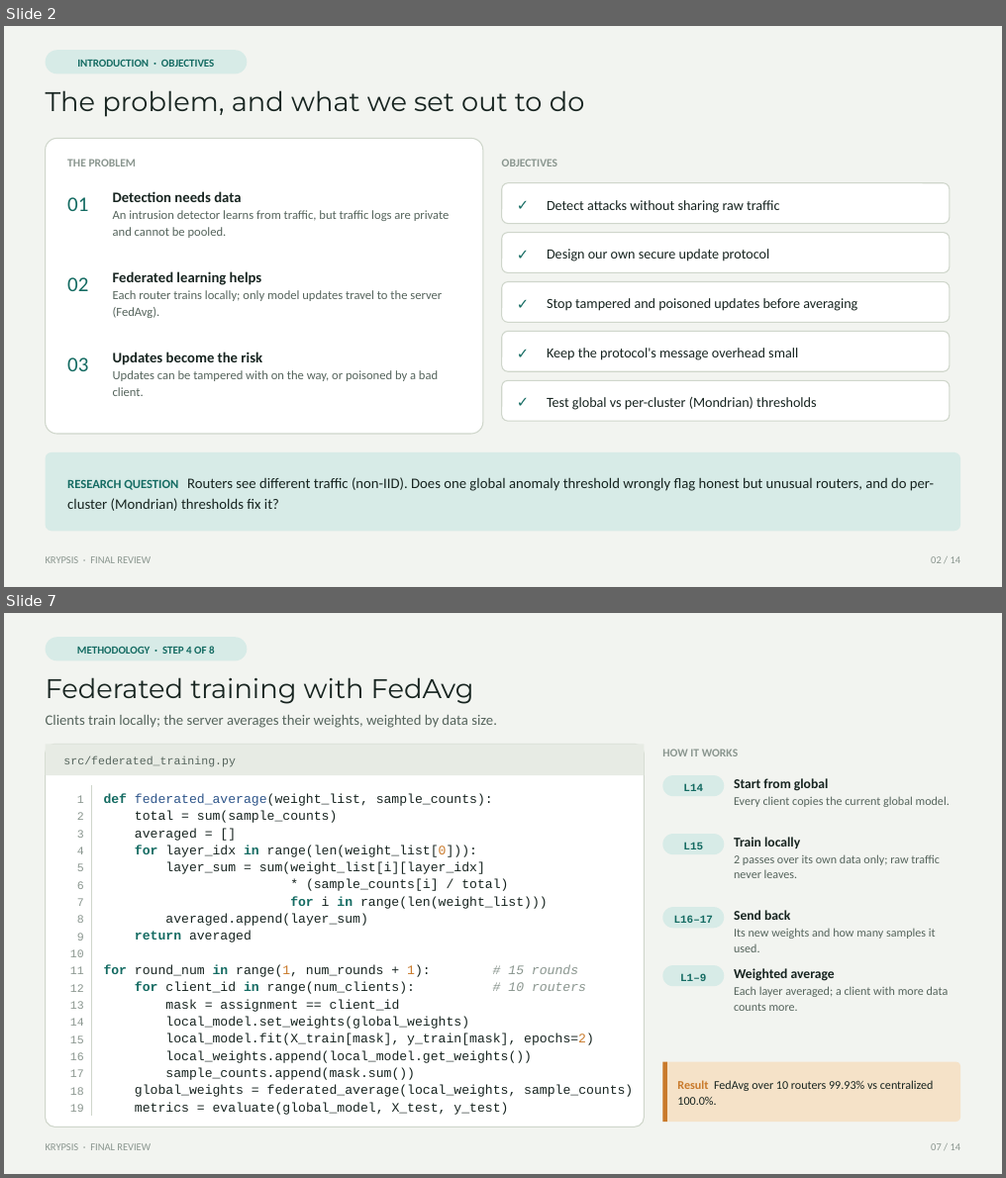
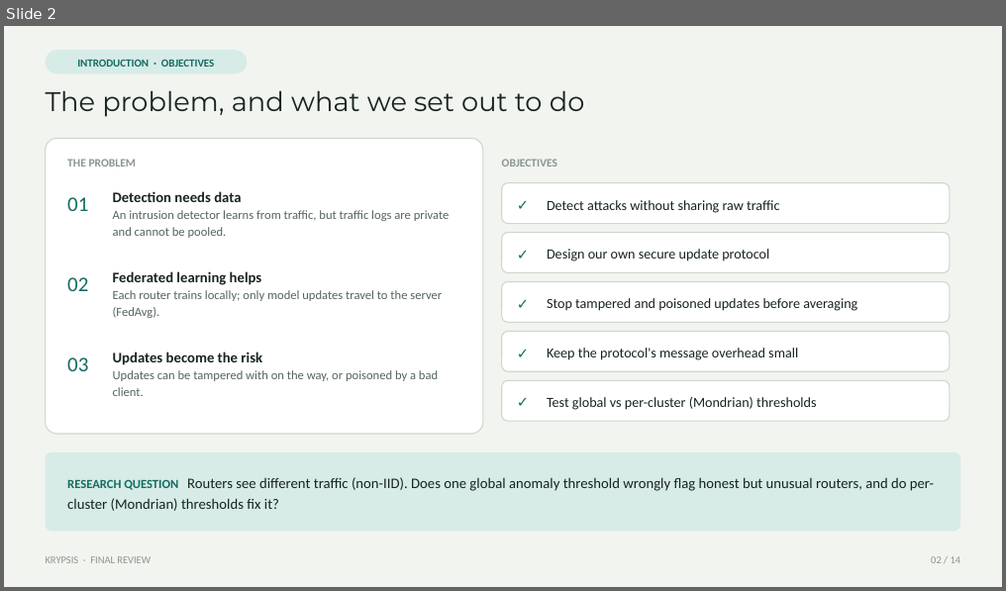
Before and after one commit to Vinudharshini18/Krypsis-A-network-intrusion-detection-system, a slide deck: presentation/Krypsis_Final_Review.pptx. Shown one above the other, each under a label of ours: slides 2 and 7 before the commit, slide 2 after it; the slides between them are not shown. The pictures are 1006x1178 and 1006x591 pixels, drawn with LibreOffice and Linux fonts; fonts in the diff are those of the drawing. Boxes give left, top, right and bottom in pixels: in the first picture for what was removed or moved away, otherwise in the second. Text is boxed around its words. In the diff, an @@ line names an element or a change of style, - is before the commit and + after.

Commit message:
Final review deck: diagram-based methodology, less code

```diff
--- a/presentation/Krypsis_Final_Review.pptx
+++ b/presentation/Krypsis_Final_Review.pptx
@@ slide 7 removed at box(4, 613, 1002, 1174), background #FFFFFF @@
@@ rectangle removed at box(4, 613, 1002, 1174) @@
@@ rounded rectangle removed at box(46, 637, 247, 661) @@
@@ text removed at box(77, 646, 215, 654) @@
-METHODOLOGY · STEP 4 OF 8
@@ text removed at box(46, 677, 474, 704) @@
-Federated training with FedAvg
@@ text removed at box(46, 715, 497, 728) @@
-Clients train locally; the server averages their weights, weighted by data size.
@@ rounded rectangle removed at box(46, 744, 645, 1128) @@
@@ rectangle removed at box(46, 744, 645, 775) @@
@@ text removed at box(63, 757, 236, 767) @@
-src/federated_training.py
@@ text removed at box(662, 749, 738, 757) @@
-HOW IT WORKS
@@ line removed from (91, 785) to (91, 1116) @@
@@ rounded rectangle removed at box(662, 775, 724, 796) @@
@@ text removed at box(683, 783, 703, 791) @@
-L14
@@ text removed at box(734, 778, 949, 807) @@
-Start from global
-Every client copies the current global model.
@@ text removed at box(70, 795, 84, 1112) @@
-1
-2
-3
-4
-5
-6
-7
-8
-9
-10
-11
-12
-13
-14
-15
-16
-17
-18
-19
@@ text removed at box(104, 793, 633, 1115) @@
-def federated_average(weight_list, sample_counts):
-total = sum(sample_counts)
-averaged = []
-for layer_idx in range(len(weight_list[0])):
-layer_sum = sum(weight_list[i][layer_idx]
-* (sample_counts[i] / total)
-for i in range(len(weight_list)))
-averaged.append(layer_sum)
-return averaged
-for round_num in range(1, num_rounds + 1): # 15 rounds
-for client_id in range(num_clients): # 10 routers
-mask = assignment == client_id
-local_model.set_weights(global_weights)
-local_model.fit(X_train[mask], y_train[mask], epochs=2)
-local_weights.append(local_model.get_weights())
-sample_counts.append(mask.sum())
-global_weights = federated_average(local_weights, sample_counts)
-metrics = evaluate(global_model, X_test, y_test)
@@ rounded rectangle removed at box(662, 834, 724, 855) @@
@@ text removed at box(683, 842, 703, 850) @@
-L15
@@ text removed at box(734, 837, 940, 878) @@
-Train locally
-2 passes over its own data only; raw traffic never leaves.
@@ rounded rectangle removed at box(662, 907, 724, 928) @@
@@ text removed at box(674, 915, 713, 923) @@
-L16–17
@@ text removed at box(734, 910, 936, 953) @@
-Send back
-Its new weights and how many samples it used.
@@ rounded rectangle removed at box(662, 965, 724, 986) @@
@@ text removed at box(734, 968, 948, 1011) @@
-Weighted average
-Each layer averaged; a client with more data counts more.
@@ text removed at box(680, 973, 706, 981) @@
-L1–9
@@ rounded rectangle removed at box(662, 1062, 960, 1122) @@
@@ rectangle removed at box(662, 1062, 667, 1122) @@
@@ text removed at box(677, 1080, 934, 1105) @@
-Result FedAvg over 10 routers 99.93% vs centralized 100.0%.
@@ text removed at box(46, 1144, 151, 1151) @@
-KRYPSIS · FINAL REVIEW
@@ text removed at box(931, 1144, 961, 1151) @@
-07 / 14
```
Also in this commit, not shown: 4 slides changed, 5 slides added, 4 other slides removed, 1 other file.
